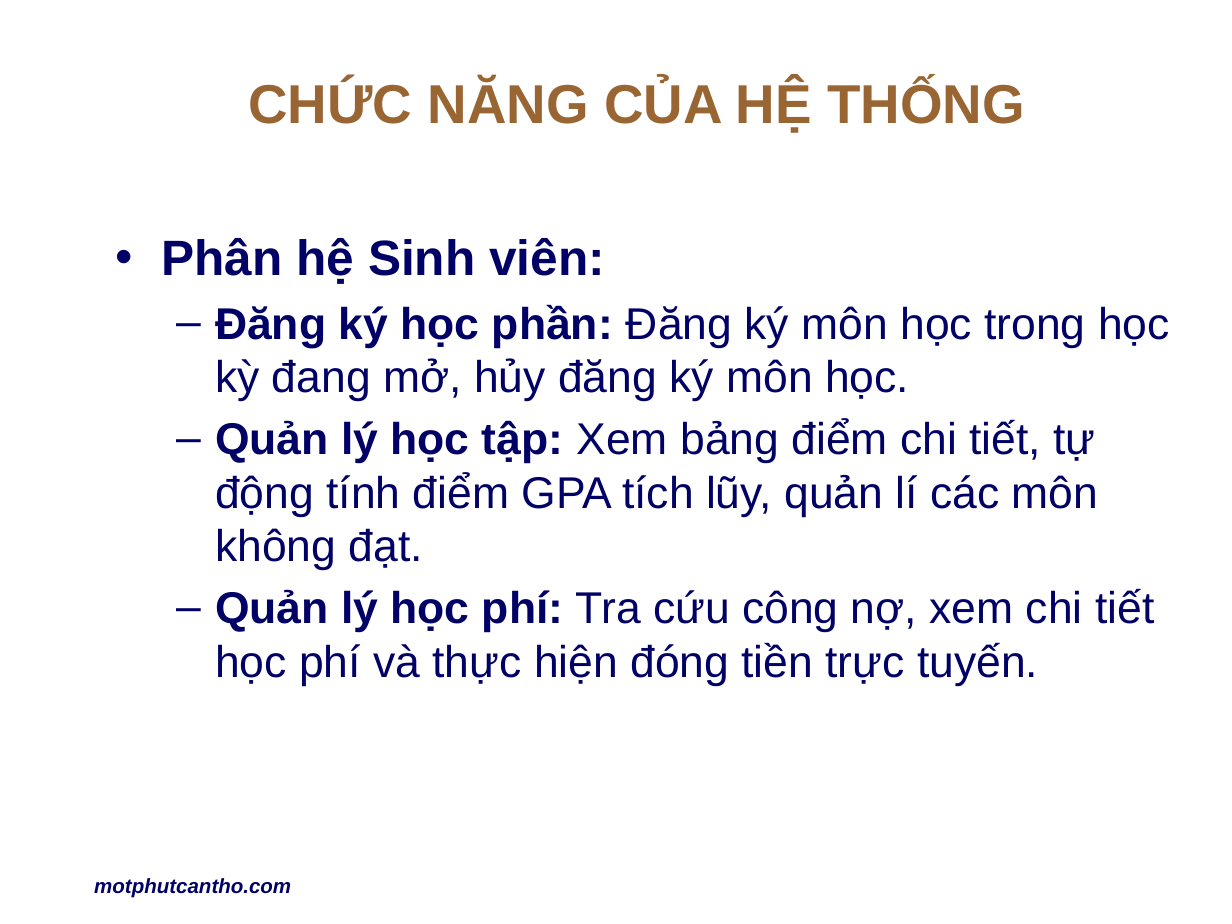
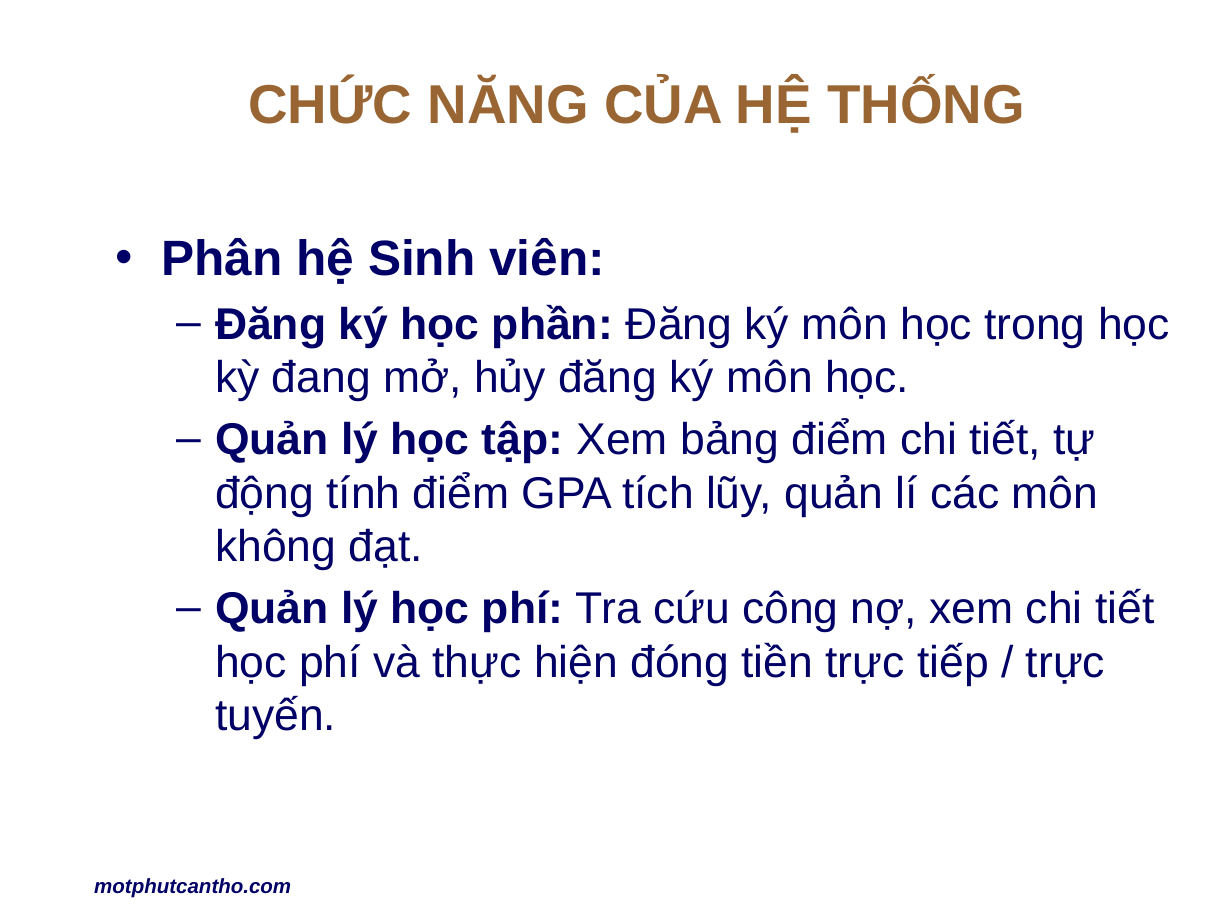
Before and after one commit to NguyenLH2005/nguyenB2306564_viB2306600, a slide deck: slide 6 of nguyenb2306564-vib2306600.pptx. Drawn at 1232x924 pixels with LibreOffice and Linux fonts; fonts in the diff are those of the drawing; background and template pictures are left out. Boxes give left, top, right and bottom in pixels: in the first picture for what was removed or moved away, otherwise in the second. Text is boxed around its words. In the diff, an @@ line names an element or a change of style, - is before the commit and + after.

```diff
--- a/nguyenb2306564-vib2306600.pptx
+++ b/nguyenb2306564-vib2306600.pptx
@@ text at <box>215,588,1154,739</box>: text changed @@
-  – Quản lý học phí: Tra cứu công nợ, xem chi tiết học phí và thực hiện đóng tiền trực tuyến.
+  – Quản lý học phí: Tra cứu công nợ, xem chi tiết học phí và thực hiện đóng tiền trực tiếp / trực tuyến.
```
Also in this commit, not shown: 3 other slides changed, 2 slides added, 14 other files.
